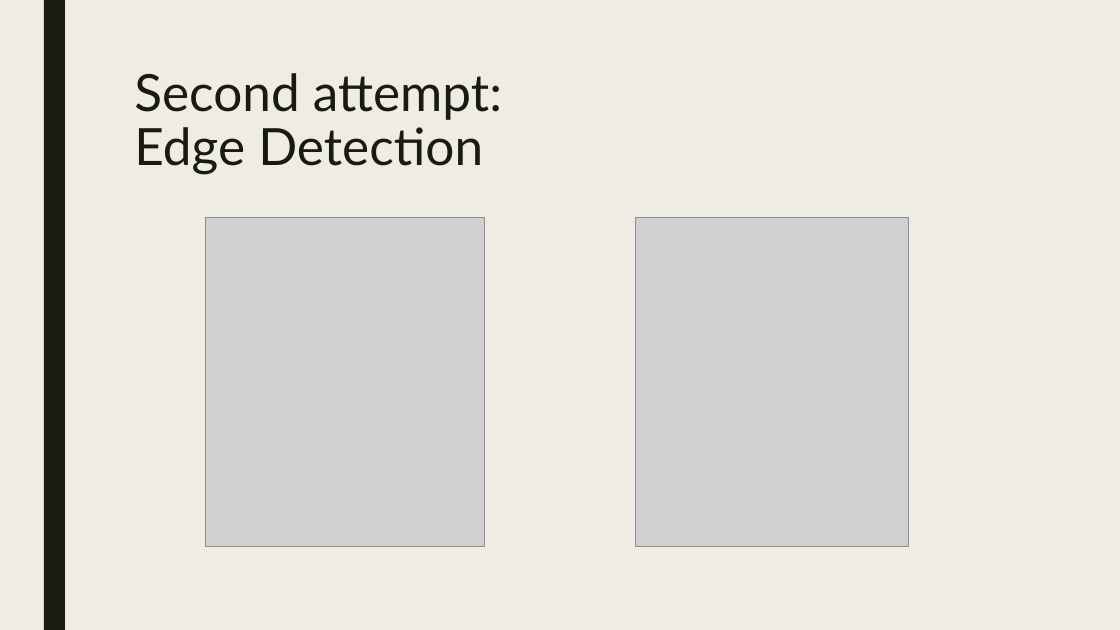
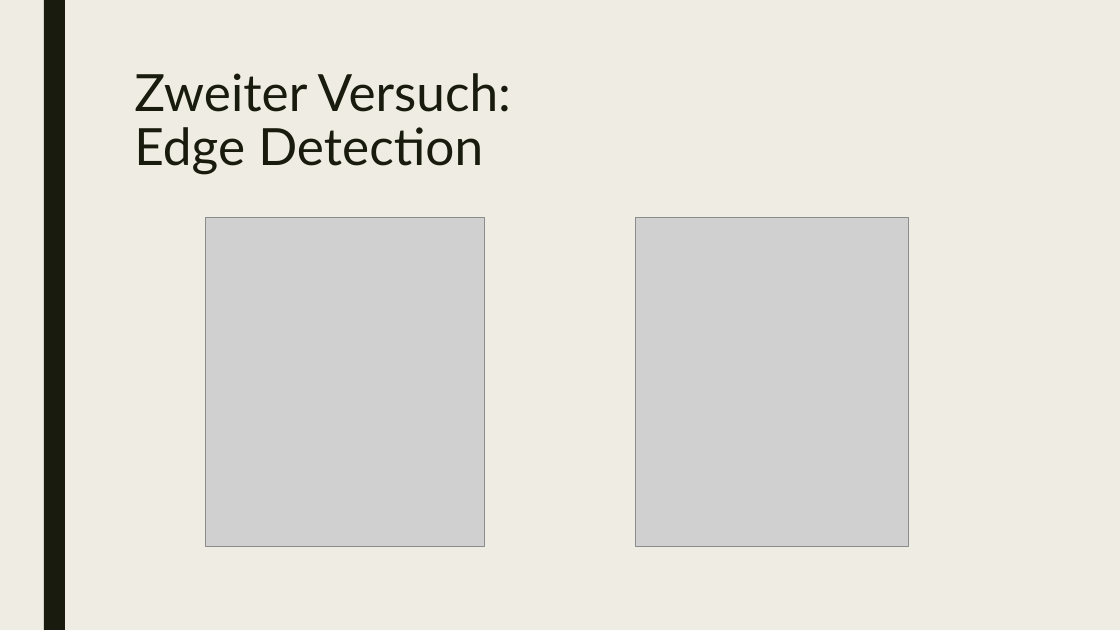
Before and after one commit to uol-mediaprocessing-201920/group-projects-hand-gesture, a slide deck: slide 10 of gesture_recognition.pptx (slide 9 before the commit). Drawn at 1120x630 pixels with LibreOffice and Linux fonts; fonts in the diff are those of the drawing; grey boxes stand for pictures. Boxes give left, top, right and bottom in pixels: in the first picture for what was removed or moved away, otherwise in the second. Text is boxed around its words. In the diff, an @@ line names an element or a change of style, - is before the commit and + after.

```diff
--- a/gesture_recognition.pptx
+++ b/gesture_recognition.pptx
@@ title at [134, 73, 511, 175]: text changed @@
-Second attempt:
-Edge Detection
+Zweiter Versuch:
+Edge Detection
```
Also in this commit, not shown: 10 other slides changed, 10 slides added, 6 slides removed.
